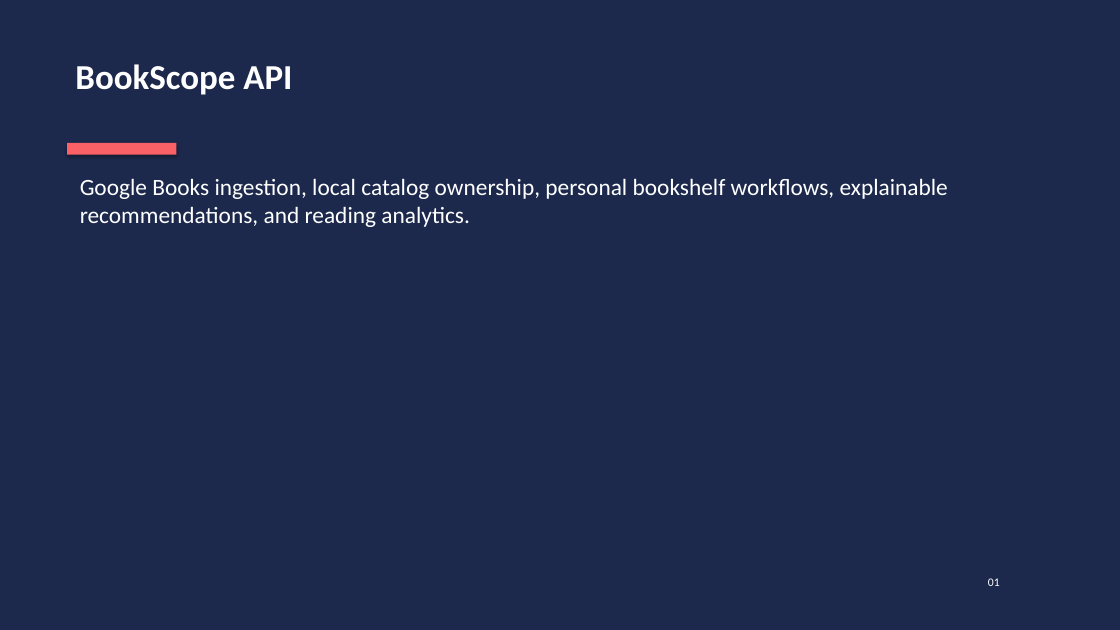
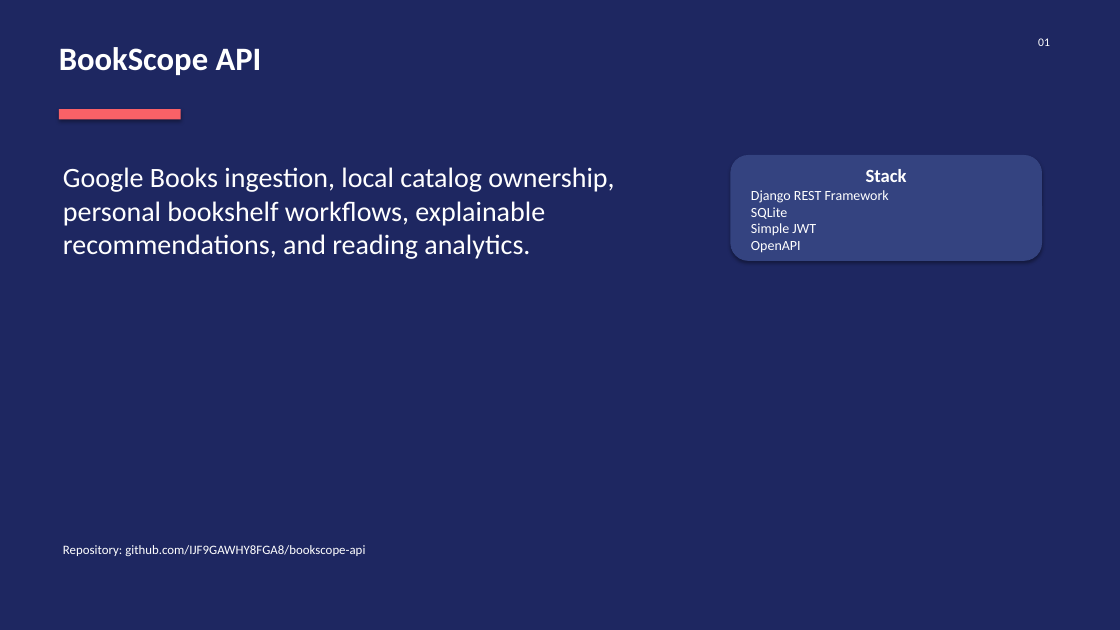
Before and after one commit to IJF9GAWHY8FGA8/bookscope-api, a slide deck: slide 1 of slides/bookscope_presentation.pptx. Drawn at 1120x630 pixels with LibreOffice and Linux fonts; fonts in the diff are those of the drawing. Boxes give left, top, right and bottom in pixels: in the first picture for what was removed or moved away, otherwise in the second. Text is boxed around its words. In the diff, an @@ line names an element or a change of style, - is before the commit and + after.

```diff
--- a/slides/bookscope_presentation.pptx
+++ b/slides/bookscope_presentation.pptx
@@ background #1C294C to #1E2761 @@
@@ text "BookScope API": place and size @@
-text "BookScope API" at box(75, 64, 292, 95)
+text "BookScope API" at box(59, 47, 262, 75)
@@ text "BookScope API" at box(59, 47, 262, 75): size 30 to 28 pt @@
@@ text "01": place and size @@
-text "01" at box(988, 578, 1000, 586)
+text "01" at box(1038, 38, 1050, 46)
@@ rectangle: place and size @@
-rectangle at box(67, 143, 176, 155)
+rectangle at box(59, 109, 181, 119)
@@ text "Google Books ingestion, local catalog ...": place and size @@
-text "Google Books ingestion, local catalog ..." at box(80, 178, 948, 227)
+text "Google Books ingestion, local catalog ..." at box(63, 167, 614, 259)
@@ text "Google Books ingestion, local catalog ..." at box(63, 167, 614, 259): size 20 to 24 pt @@
@@ rounded rectangle added at box(731, 155, 1042, 260), fill #344380, outline #344380 0.75 pt, 12 pt, text #FFFFFF @@
+Stack
+Django REST Framework
+SQLite
+Simple JWT
+OpenAPI
@@ text added at box(63, 545, 365, 556), 11 pt, text #FFFFFF @@
+Repository: github.com/IJF9GAWHY8FGA8/bookscope-api
```
Also in this commit, not shown: 12 slides added, 9 slides removed, 14 other files.
